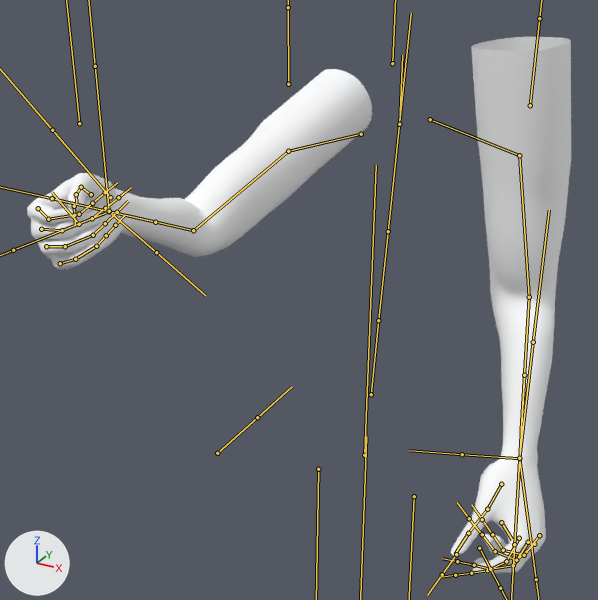
A saved change to the FBX model care-up/Assets/FPArms/Female/FPArms_Female_LPR_LOD0_F.fbx.
Both versions are drawn from a camera (50 mm lens) standing at (0.455, -1.057, 1.744) and looking at (-0.049, -0.141, 1.286). Lighting does not change. The marker at lower left points along +X, +Y and +Z. Both versions are drawn at frame 651 of the action 'Armature|x0470_dryHandsWithTowel_L_Lib'; the numbers are the values there. The bones that bend it are drawn over the model as lines.

Objects in the first picture: 'FPArms_Female'.
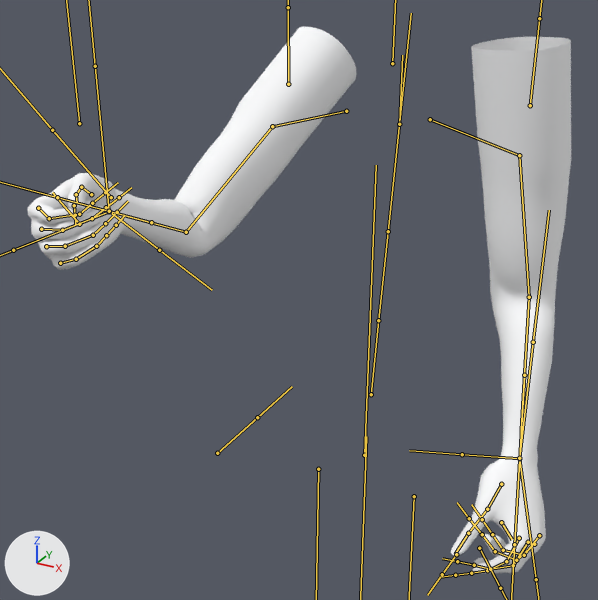
Boxes [x1, y1, x2, y2] around the edits, measured in the pictures (598 x 600 px):
```json
{"object": "FPArms_Female", "change": "posed", "before": [27, 37, 571, 574], "after": [28, 27, 571, 574]}
{"bone": "RightShoulder", "before": "(361, 134) to (288, 151)", "after": "(346, 111) to (272, 126)"}
{"bone": "RightArm", "before": "(288, 151) to (193, 230)", "after": "(272, 126) to (186, 232)"}
{"bone": "RightForeArm", "before": "(193, 230) to (125, 215)", "after": "(186, 232) to (124, 215)"}
```

Edits to the scene script, one JSON object a line:
```json
{"block": "bone_rightshoulder", "where": "bone_rightshoulder = bpy.data.objects['Armature'].pose.bones['RightShoulder']  # child of 'Spine2'"}
{"op": "set", "path": "bone_rightshoulder.location", "old": "(0.0, 0.0, 0.0)", "new": "(0.052, -0.011, -0.033)"}
{"op": "set", "path": "bone_rightshoulder.rotation_quaternion", "old": "(1.0, 0.0, 0.0, 0.0)", "new": "(0.994, -0.019, -0.111, 0.013)", "note": "degrees (0, 0, 0) -> degrees (-2, -13, 2)"}
{"block": "bone_rightarm", "where": "bone_rightarm = bpy.data.objects['Armature'].pose.bones['RightArm']  # child of 'RightShoulder'"}
{"op": "set", "path": "bone_rightarm.rotation_quaternion", "old": "(0.747, 0.5, 0.282, -0.335)", "new": "(0.758, 0.52, 0.295, -0.26)", "note": "degrees (59, 49, -20) -> degrees (66, 46, -7)"}
{"block": "bone_rightforearm", "where": "bone_rightforearm = bpy.data.objects['Armature'].pose.bones['RightForeArm']  # child of 'RightArm'"}
{"op": "set", "path": "bone_rightforearm.rotation_quaternion", "old": "(0.899, 0.069, 0.0, -0.433)", "new": "(0.81, 0.092, 0.0, -0.579)", "note": "degrees (7, 3, -51) -> degrees (9, 6, -71)"}
```
